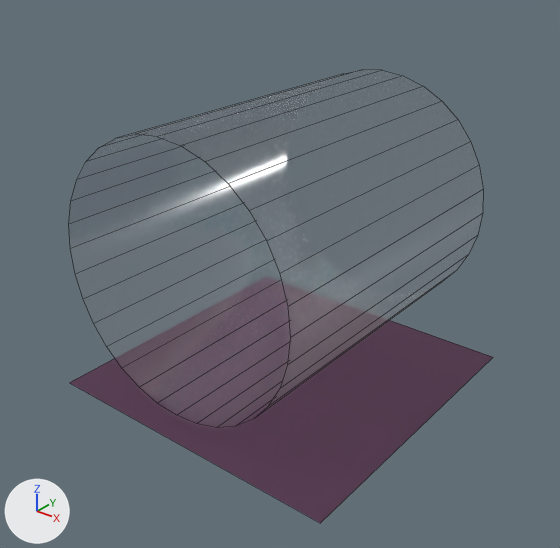
The Blender file models/factory/transport.blend: old version first, new version second.
Rendered twice from a 50 mm camera at (13.45, -17.18, 14.08) aimed at (0.18, -0.6, 3.8). The lights are fixed; the arrows at lower left show +X, +Y and +Z. Mesh edges are drawn as thin lines.

In view in the first picture: 'CylinderBack', 'CylinderFront', 'Plane'.
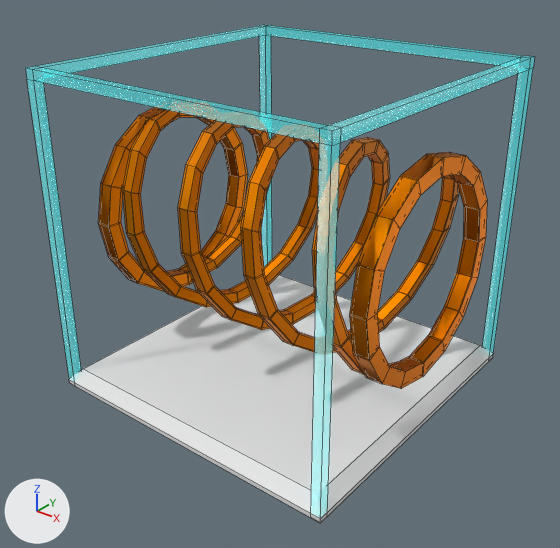
Commit message: new transport model

Patch to the scene script:
```diff
--- a/models/factory/transport.blend.py
+++ b/models/factory/transport.blend.py
@@ mat_material @@
 mat_material = principled_material('Material')
-mat_material.base_color = (0.132, 0.0532, 0.115)  # dark purple #66415f
-mat_material.metallic = 0.608
-mat_material.roughness = 0.525
-mat_material.specular_ior_level = 0.725
+mat_material.base_color = (0.0, 0.744, 0.8)  # cyan #00e0e7
+mat_material.emission_color = (0.0, 0.706, 0.723)  # cyan #00dbdd
+mat_material.emission_strength = 1.0
+mat_material.transmission_weight = 1.0
+mat_material.ior = 1.45
+mat_material.alpha = 0.195
@@ me_cube @@
-me_cube.from_pydata(...)  # 8 vertices, 6 faces; spans x -5.0..5.0, y -5.0..5.0, z -5.0..5.0
-me_cube.materials.append(mat_floor_panel)
+me_cube.from_pydata(...)  # 48 vertices, 48 faces; spans x -4.99..4.99, y -4.99..4.99, z -5.0..5.0
+# me_cube part 1: the whole mesh is rebuilt
+me_cube.materials.append(mat_material)  # cyan #00e0e7
@@ me_plane @@
 me_plane.from_pydata(...)  # 4 vertices, 1 face; spans x -5.0..5.0, y -5.0..5.0, z 0.0
 # used by ob_plane; parent = ob_empty; location = (0.0, 0.0, 0.0)
 # verts and faces of me_plane; kept vertices keep their numbers, new ones are numbered from 4
-me_plane.materials.append(mat_material)  # dark purple #66415f
+# me_plane part 2
+delete_vertices([*range(0, 4)])  # with the faces that use them
+# me_plane part 3
+verts[4] = (2.8, 0.0, 0.8)
+verts[5] = (3.2, 0.0, 0.8)
+verts[6] = (2.8, 0.0, 1.2)
+verts[7] = (3.2, 0.0, 1.2)
+verts[8] = (2.84, 0.0, 1.16)
+verts[9] = (2.84, 0.0, 0.84)
+verts[10] = (3.16, 0.0, 0.84)
+verts[11] = (3.16, 0.0, 1.16)
+faces += [(4, 9, 8, 6), (4, 5, 10, 9), (5, 7, 11, 10), (6, 8, 11, 7)]
+me_plane.materials.append(mat_spule)  # orange #e78000
@@ me_plane_003 @@
+me_plane_003.from_pydata([(2.756, 0.0, 0.756), (3.244, 0.0, 0.756), (2.756, 0.0, 1.244), (3.244, 0.0, 1.244), (2.805, 0.0, 1.195), (2.805, 0.0, 0.805), (3.195, 0.0, 0.805), (3.195, 0.0, 1.195)], [], [(5, 4, 2, 0), (6, 5, 0, 1), (7, 6, 1, 3), (4, 7, 3, 2)])
+me_plane_003.materials.append(mat_spule)  # orange #e78000
@@ me_plane_001 @@
+me_plane_001.from_pydata([(2.803, 0.0, 0.803), (3.197, 0.0, 0.803), (2.803, 0.0, 1.197), (3.197, 0.0, 1.197), (2.843, 0.0, 1.157), (2.843, 0.0, 0.843), (3.157, 0.0, 0.843), (3.157, 0.0, 1.157)], [], [(5, 4, 2, 0), (6, 5, 0, 1), (7, 6, 1, 3), (4, 7, 3, 2)])
+me_plane_001.materials.append(mat_spule)  # orange #e78000
@@ ob_cube @@
 ob_cube = bpy.data.objects.new('Cube', me_cube)
-ob_cube.location = (0.0, 0.0, 0.0)
-ob_cube.hide_render = True
+ob_cube.location = (0.0, 0.0, 5.0)
@@ ob_plane @@
 ob_plane = bpy.data.objects.new('Plane', me_plane)
-ob_plane.parent = ob_empty
-ob_plane.location = (0.0, 0.0, 0.0)
+ob_plane.location = (-5.65, 0.0, 5.0)
+ob_plane.rotation_euler = (0.0, 1.571, 0.0)  # degrees (0, 90, 0)
+_m = ob_plane.modifiers.new('Screw', 'SCREW')
+_m.steps = 12
+_m.iterations = 2
+_m.screw_offset = 4.7
@@ ob_cylinderfront @@
-ob_cylinderfront = bpy.data.objects.new('CylinderFront', me_cylinder)
@@ ob_cylinderback @@
-ob_cylinderback = bpy.data.objects.new('CylinderBack', me_cylinder_002)
@@ ob_plane_003 @@
+ob_plane_003 = bpy.data.objects.new('Plane.003', me_plane_003)  # modifiers SCREW
+ob_plane_003.location = (3.7, 0.0, 5.0)
+ob_plane_003.rotation_euler = (-3.142, -1.571, 0.0)  # degrees (-180, -90, 0)
@@ ob_plane_002 @@
+ob_plane_002 = bpy.data.objects.new('Plane.002', me_plane_003.copy())  # modifiers SCREW
+ob_plane_002.location = (-5.65, 0.0, 5.0)
+ob_plane_002.rotation_euler = (-3.142, -1.571, 0.0)  # degrees (-180, -90, 0)
@@ ob_plane_001 @@
+ob_plane_001 = bpy.data.objects.new('Plane.001', me_plane_001)  # modifiers SCREW
+ob_plane_001.location = (-5.65, 0.0, 5.0)
+ob_plane_001.rotation_euler = (-3.142, -1.571, 0.0)  # degrees (-180, -90, 0)
@@ ob_floor @@
+ob_floor = bpy.data.objects.new('floor', me_cube_016)  # 12 vertices, 10 faces; spans x -5.0..5.0, y -5.0..5.0, z 0.0..0.5
+ob_floor.location = (0.0, 0.0, 0.0)
```

Boxes [x1, y1, x2, y2] around the edits, measured in the pictures (560 x 548 px):
'CylinderFront', deleted
    before: [101, 70, 483, 417]
'CylinderBack', deleted
    before: [69, 135, 290, 427]
'floor', added
    after: [69, 275, 494, 523]
'Plane', recoloured, surface changed, reshaped, moved, turned, modifiers changed
    before: [70, 320, 493, 523]
    after: [178, 121, 424, 375]
'Cube', shown (cyan)
    after: [25, 25, 535, 518]
'Plane.001', added
    after: [122, 110, 459, 353]
'Plane.003', added (orange)
    after: [350, 152, 487, 389]
'Plane.002', added
    after: [98, 107, 247, 291]
part 2 of me_plane, deleted (purple)
    before: [70, 320, 493, 523]
part 3 of me_plane, added
    after: [178, 121, 424, 375]
